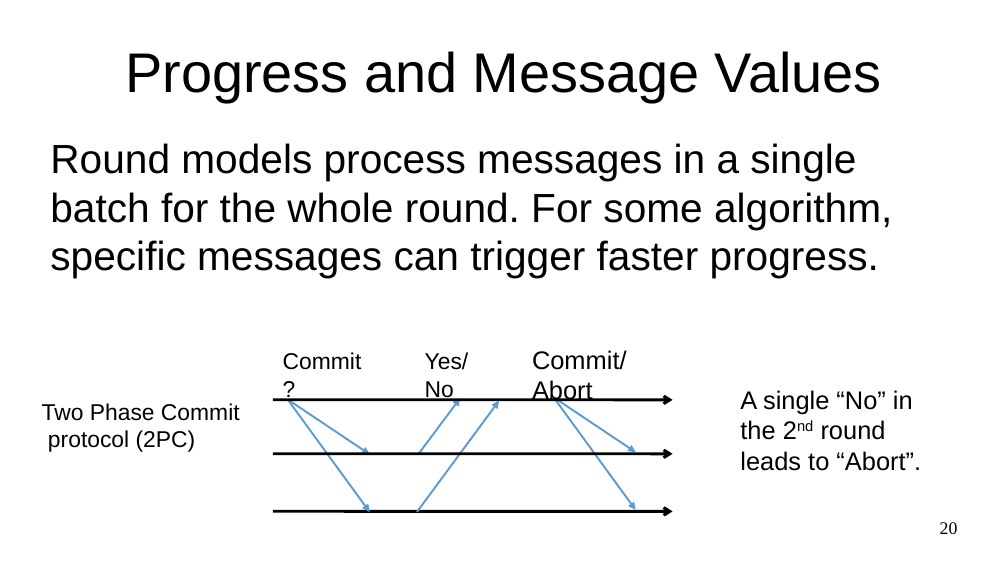
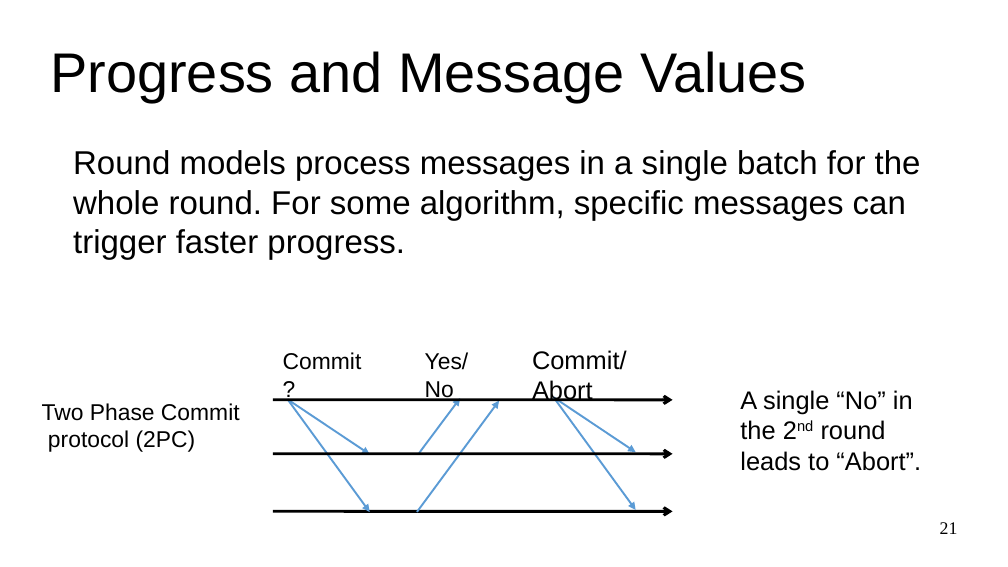
Before and after one commit to dzufferey/presentations, a slide deck: slide 21 of 2020_09_04_FRIDA/presentation.odp (slide 20 before the commit). Drawn at 1008x567 pixels with LibreOffice and Linux fonts; fonts in the diff are those of the drawing. Boxes give left, top, right and bottom in pixels: in the first picture for what was removed or moved away, otherwise in the second. Text is boxed around its words. In the diff, an @@ line names an element or a change of style, - is before the commit and + after.

```diff
--- a/2020_09_04_FRIDA/presentation.odp
+++ b/2020_09_04_FRIDA/presentation.odp
@@ title "Progress and Message Values" at (50,51,807,102): alignment centre to left @@
@@ text "Round models process messages in ...": place and size @@
-text "Round models process messages in ..." at (50,143,892,278)
+text "Round models process messages in ..." at (73,150,921,260)
@@ text "Round models process messages in ..." at (73,150,921,260): size 32 to 26 pt @@
@@ page number at (940,522,958,534): text changed @@
-20
+21
```
Also in this commit, not shown: 21 other slides changed, 1 slide added, 1 slide removed, 2 other files.
